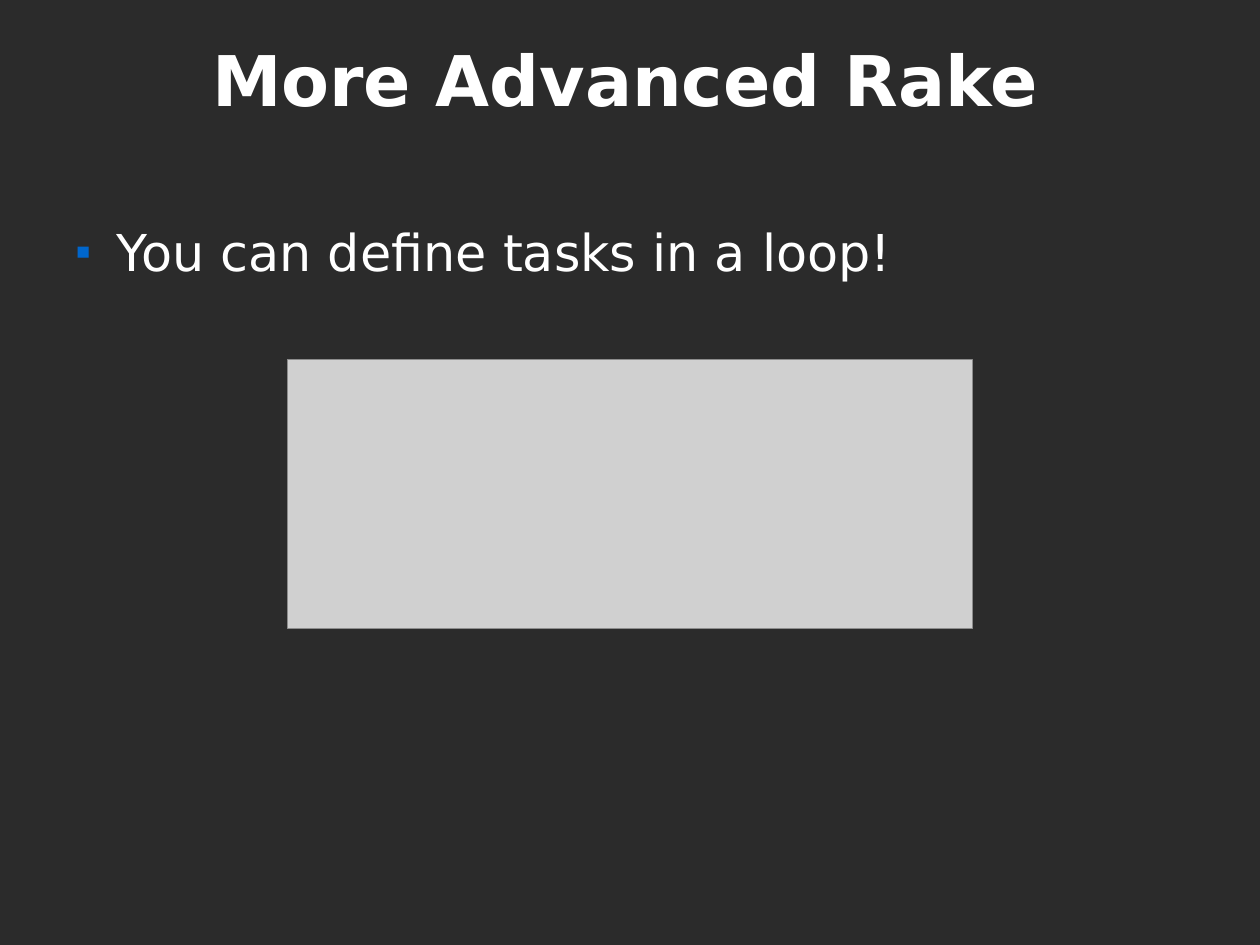
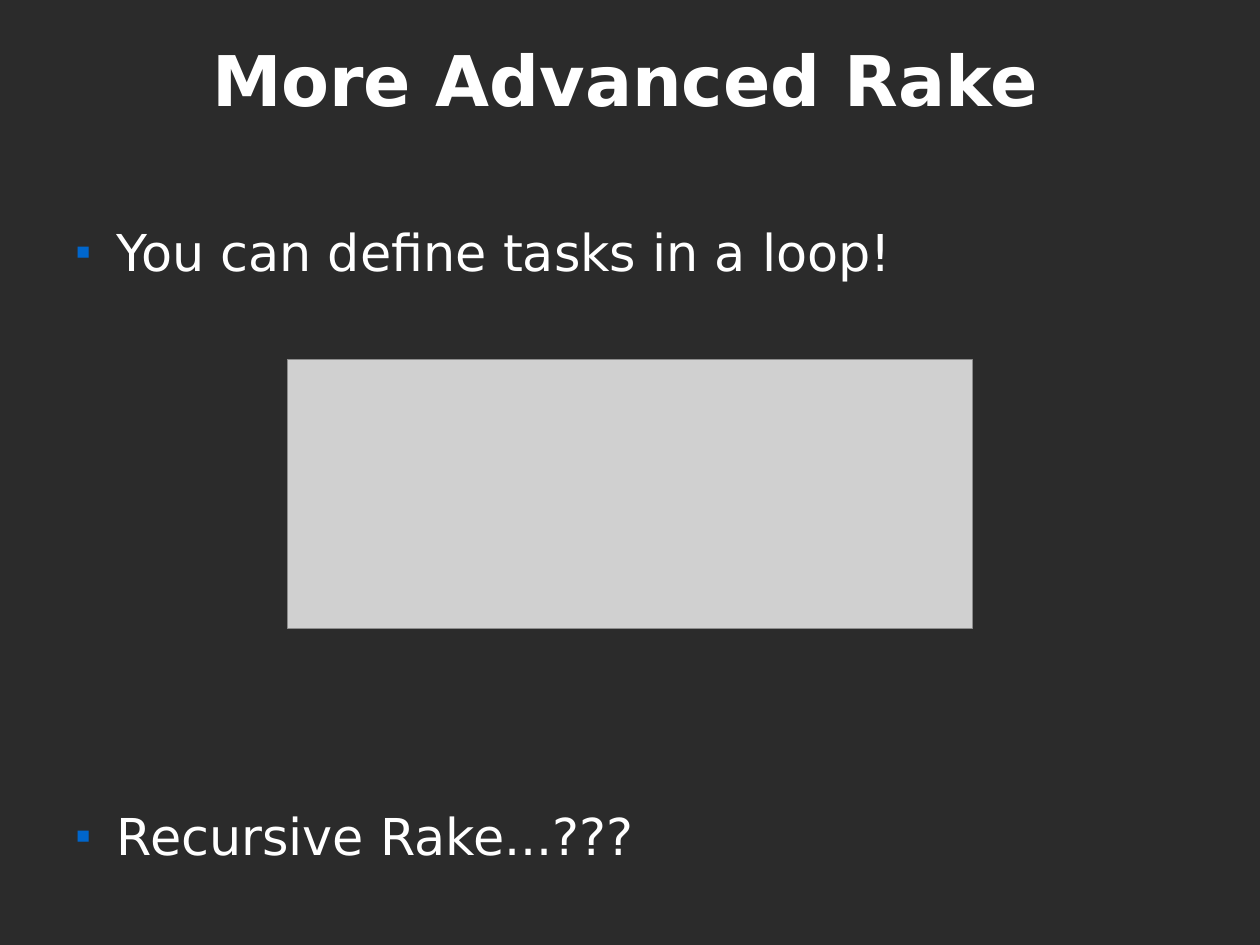
Before and after one commit to pdg137/rakepres, a slide deck: slide 9 of pres.odp (slide 8 before the commit). Drawn at 1260x945 pixels with LibreOffice and Linux fonts; fonts in the diff are those of the drawing; grey boxes stand for pictures; background and template pictures are left out; a plain dark background stands for a picture behind light text. Boxes give left, top, right and bottom in pixels: in the first picture for what was removed or moved away, otherwise in the second. Text is boxed around its words. In the diff, an @@ line names an element or a change of style, - is before the commit and + after.

```diff
--- a/pres.odp
+++ b/pres.odp
@@ text at box(117, 816, 633, 856): paragraph added @@
+■ Recursive Rake...???
```
Also in this commit, not shown: 3 other slides changed, 1 slide added, 2 other files.
